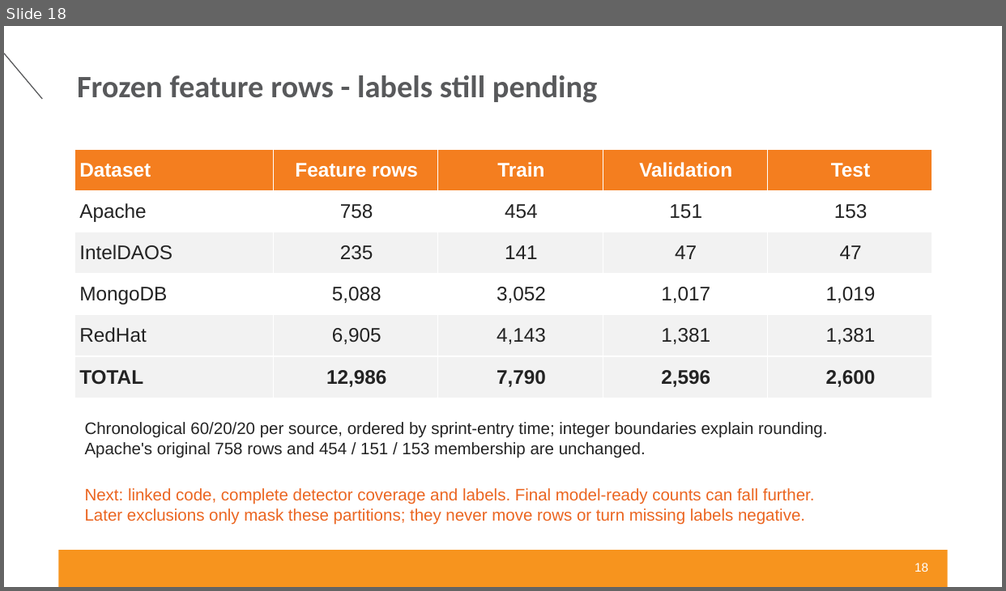
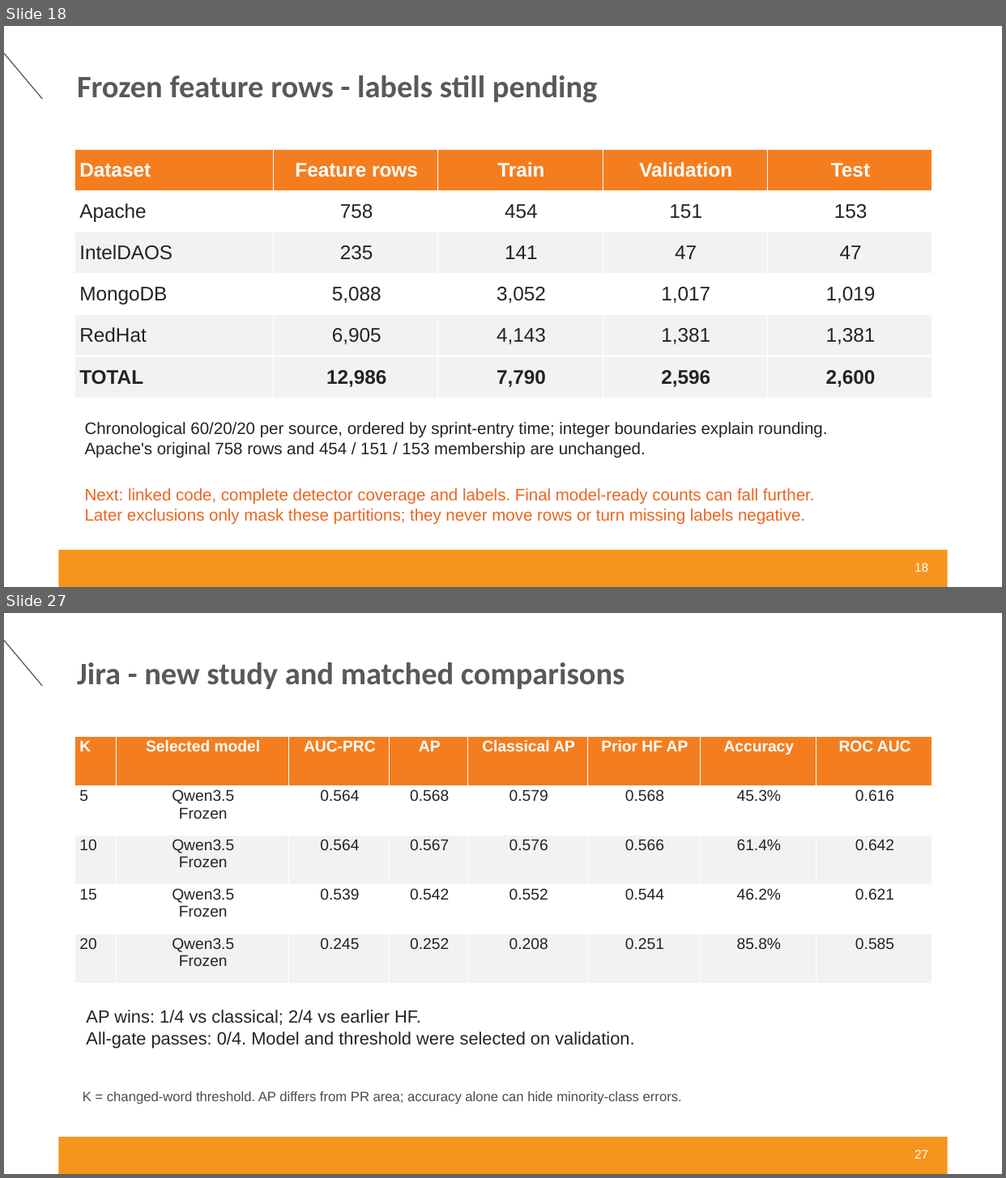
Before and after one commit to yakovelmaleh/Master, a slide deck: Tasks/sprint-data-analysis-summary/results/Master-Sprint-Summary-2026-10-08.pptx. Shown one above the other, each under a label of ours: slide 18 before the commit, slides 18 and 27 after it; the slides between them are not shown. The pictures are 1006x591 and 1006x1178 pixels, drawn with LibreOffice and Linux fonts; fonts in the diff are those of the drawing; background and template pictures are left out. Boxes give left, top, right and bottom in pixels: in the first picture for what was removed or moved away, otherwise in the second. Text is boxed around its words. In the diff, an @@ line names an element or a change of style, - is before the commit and + after.

```diff
--- a/Tasks/sprint-data-analysis-summary/results/Master-Sprint-Summary-2026-10-08.pptx
+++ b/Tasks/sprint-data-analysis-summary/results/Master-Sprint-Summary-2026-10-08.pptx
@@ slide 27 added at <box>4,613,1002,1174</box>, background #FFFFFF; not listed: 2 template elements that a slide beside it also shows @@
@@ title added at <box>77,662,624,689</box>, 30 pt, text #58595B, bold @@
+Jira - new study and matched comparisons
@@ table added at <box>75,736,932,983</box>, 5 rows, 8 columns @@
+K | Selected model | AUC-PRC | AP | Classical AP | Prior HF AP | Accuracy | ROC AUC
+5 | Qwen3.5 / Frozen | 0.564 | 0.568 | 0.579 | 0.568 | 45.3% | 0.616
+10 | Qwen3.5 / Frozen | 0.564 | 0.567 | 0.576 | 0.566 | 61.4% | 0.642
+15 | Qwen3.5 / Frozen | 0.539 | 0.542 | 0.552 | 0.544 | 46.2% | 0.621
+20 | Qwen3.5 / Frozen | 0.245 | 0.252 | 0.208 | 0.251 | 85.8% | 0.585
@@ text added at <box>86,1010,634,1048</box>, 17 pt, text #232323 @@
+AP wins: 1/4 vs classical; 2/4 vs earlier HF.
+All-gate passes: 0/4. Model and threshold were selected on validation.
@@ text added at <box>83,1092,682,1105</box>, 13 pt, text #4B4B4D @@
+K = changed-word threshold. AP differs from PR area; accuracy alone can hide minority-class errors.
@@ text added at <box>914,1150,928,1159</box>, 12 pt, text #FFFFFF @@
+27
```
Also in this commit, not shown: 29 other slides added, 5 other files.
